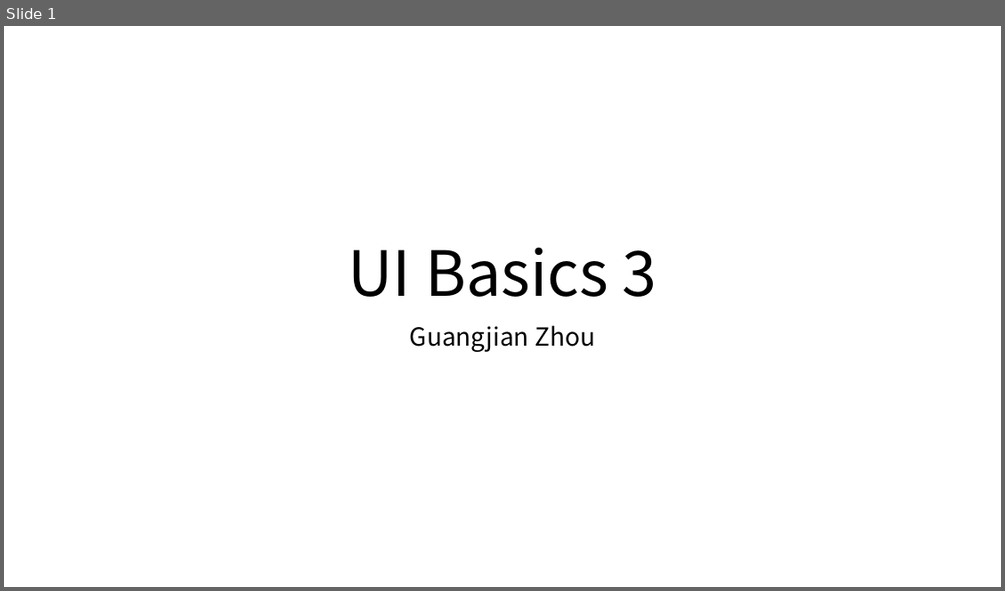
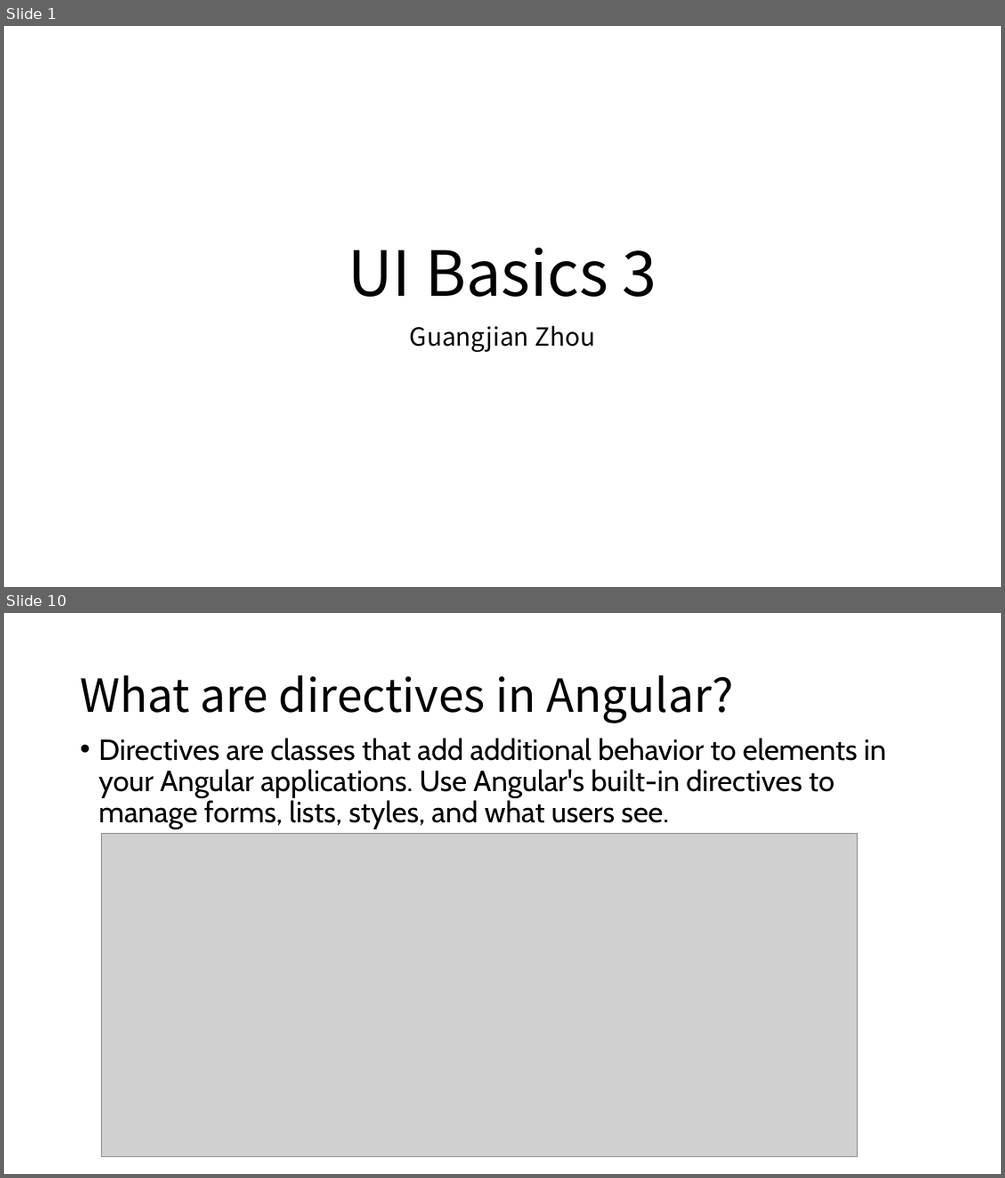
Before and after one commit to Marvioo/Cogent, a slide deck: Java Basics/UI Basics 3.pptx. Shown one above the other, each under a label of ours: slide 1 before the commit, slides 1 and 10 after it; the slides between them are not shown. The pictures are 1005x591 and 1005x1178 pixels, drawn with LibreOffice and Linux fonts; fonts in the diff are those of the drawing; grey boxes stand for pictures. Boxes give left, top, right and bottom in pixels: in the first picture for what was removed or moved away, otherwise in the second. Text is boxed around its words. In the diff, an @@ line names an element or a change of style, - is before the commit and + after.

```diff
--- a/Java Basics/UI Basics 3.pptx
+++ b/Java Basics/UI Basics 3.pptx
@@ slide 10 added at bbox=[4, 613, 1001, 1174], background #FFFFFF @@
@@ title added at bbox=[80, 675, 733, 723], 44 pt, text #000000 @@
+What are directives in Angular?
@@ text added at bbox=[98, 738, 886, 829], 28 pt, text #000000 @@
+• Directives are classes that add additional behavior to elements in your Angular applications. Use Angular's built-in directives to manage forms, lists, styles, and what users see.
@@ picture added at bbox=[101, 834, 858, 1156] @@
```
Also in this commit, not shown: 2 slides changed, 12 other slides added.
